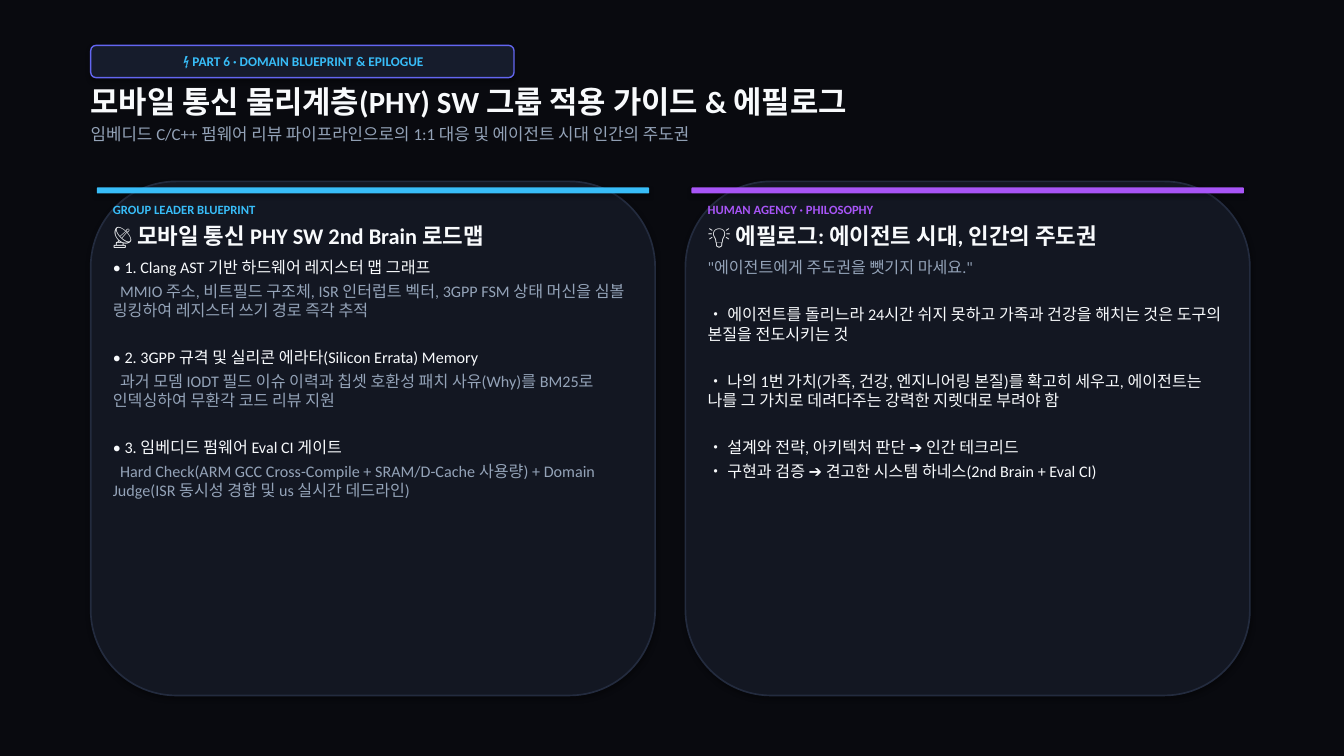
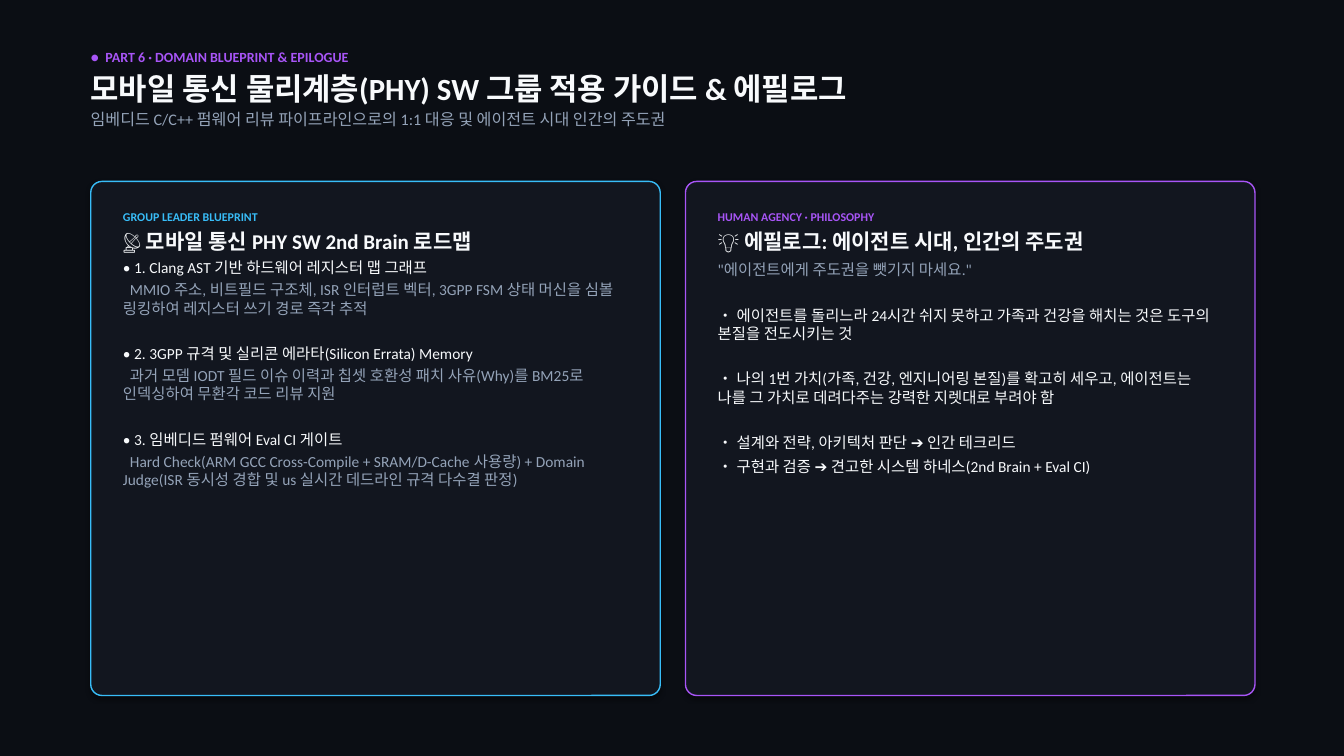
Before and after one commit to KIHOKIL/MyWiki, a slide deck: slide 8 of _sources/Study/AI-Lectures/실밸개발자/20261108_2ndBrain_and_Eval/08_Bento_Grid_Presentation.pptx. Drawn at 1344x756 pixels with LibreOffice and Linux fonts; fonts in the diff are those of the drawing. Boxes give left, top, right and bottom in pixels: in the first picture for what was removed or moved away, otherwise in the second. Text is boxed around its words. In the diff, an @@ line names an element or a change of style, - is before the commit and + after.

Commit message:
style(presentation): refine Bento PPTX with architectural 8pt micro-radius and preview renders

```diff
--- a/_sources/Study/AI-Lectures/실밸개발자/20261108_2ndBrain_and_Eval/08_Bento_Grid_Presentation.pptx
+++ b/_sources/Study/AI-Lectures/실밸개발자/20261108_2ndBrain_and_Eval/08_Bento_Grid_Presentation.pptx
@@ rectangle at (0, 0, 1344, 756): fill #090A0F to #0B0E14 @@
@@ text "● PART 6 · DOMAIN ...": place and size @@
-text "● PART 6 · DOMAIN ..." at (91, 87, 847, 142)
+text "● PART 6 · DOMAIN ..." at (91, 52, 847, 127)
@@ rounded rectangle removed at (91, 45, 514, 78) @@
-⚡ PART 6 · DOMAIN BLUEPRINT & EPILOGUE
@@ text at (105, 52, 349, 62): paragraph added @@
+● PART 6 · DOMAIN BLUEPRINT & EPILOGUE
@@ text at (91, 74, 847, 127): size 12 to 11.5 pt in "임베디드 C/C++ 펌웨어 리뷰 파이프라인으로의 1:1 대응 ..."; more space between paragraphs; less space between paragraphs @@
@@ rounded rectangle: place and size @@
-rounded rectangle at (91, 181, 655, 696)
+rounded rectangle at (91, 181, 660, 696)
@@ rounded rectangle at (91, 181, 660, 696): fill #131722 to #12161F; outline #232B3E 1.2 pt to #38BDF8 1 pt; proportions changed @@
@@ rounded rectangle removed at (97, 188, 649, 194) @@
@@ rounded rectangle: place and size @@
-rounded rectangle at (686, 181, 1250, 696)
+rounded rectangle at (686, 181, 1255, 696)
@@ rounded rectangle at (686, 181, 1255, 696): fill #131722 to #12161F; outline #232B3E 1.2 pt to #A855F7 1 pt; proportions changed @@
@@ rounded rectangle removed at (692, 188, 1244, 194) @@
@@ text at (123, 213, 613, 447): size 9 to 8.5 pt in "GROUP LEADER BLUEPRINT"; size 16 to 15 pt in "📡 모바일 통신 PHY SW 2nd Brain ..."; size 11.5 to 11 pt in "• 1. Clang AST 기반 하드웨어 레지스터 ...", "MMIO 주소, 비트필드 구조체, ISR 인터럽트 벡터, ...", "• 2. 3GPP 규격 및 실리콘 에라타(Silicon ...", "과거 모뎀 IODT 필드 이슈 이력과 칩셋 ..." and 1 more places; less space between paragraphs @@
@@ text "GROUP LEADER BLUEPRINT": place and size @@
-text "GROUP LEADER BLUEPRINT" at (113, 205, 625, 499)
+text "GROUP LEADER BLUEPRINT" at (123, 213, 613, 488)
@@ text "HUMAN AGENCY · PHILOSOPHY": place and size @@
-text "HUMAN AGENCY · PHILOSOPHY" at (708, 205, 1221, 479)
+text "HUMAN AGENCY · PHILOSOPHY" at (718, 213, 1210, 474)
@@ text "HUMAN AGENCY · PHILOSOPHY" at (718, 213, 1210, 474): size 9 to 8.5 pt in "HUMAN AGENCY · PHILOSOPHY"; size 16 to 15 pt in "💡 에필로그: 에이전트 시대, 인간의 주도권"; size 11.5 to 11 pt in ""에이전트에게 주도권을 뺏기지 마세요."", "• 에이전트를 돌리느라 24시간 쉬지 못하고 가족과 ...", "• 나의 1번 가치(가족, 건강, 엔지니어링 본질)를 ...", "• 설계와 전략, 아키텍처 판단 ➔ 인간 ..." and 1 more places; less space between paragraphs @@
@@ text at (123, 454, 585, 488): text changed; size 11.5 to 11 pt @@
-Hard Check(ARM GCC Cross-Compile + SRAM/D-Cache 사용량) + Domain Judge(ISR 동시성 경합 및 us 실시간 데드라인)
+Hard Check(ARM GCC Cross-Compile + SRAM/D-Cache 사용량) + Domain Judge(ISR 동시성 경합 및 us 실시간 데드라인 규격 다수결 판정)
```
Also in this commit, not shown: 7 other slides changed, 9 other files.
